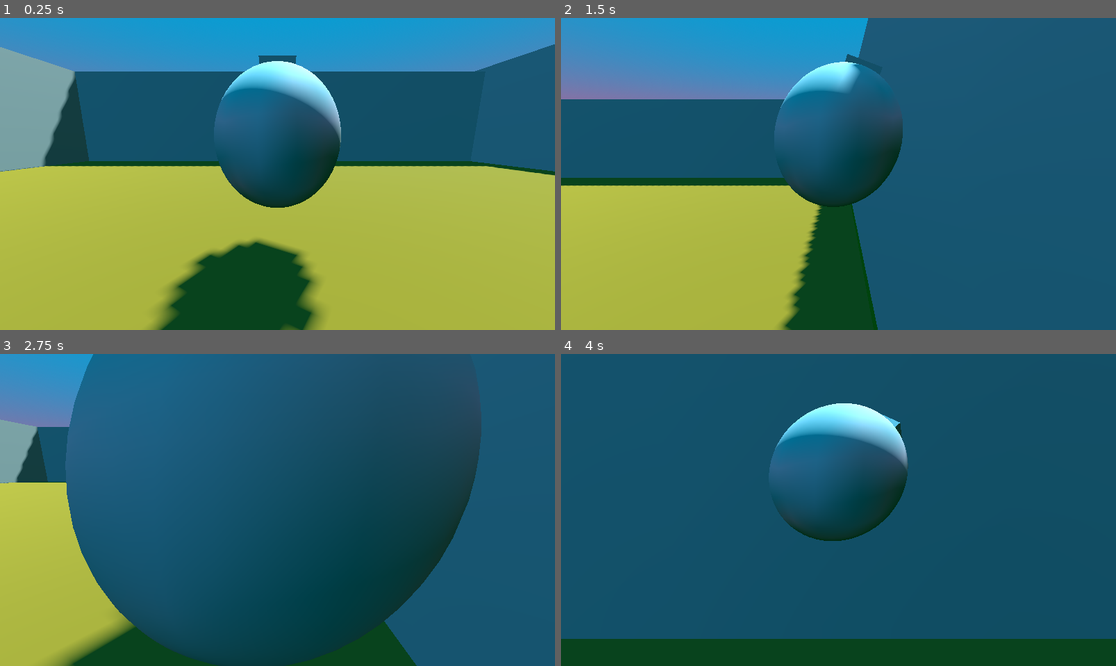
Above: before the commit, frames 1-4 (two rows, left to right).
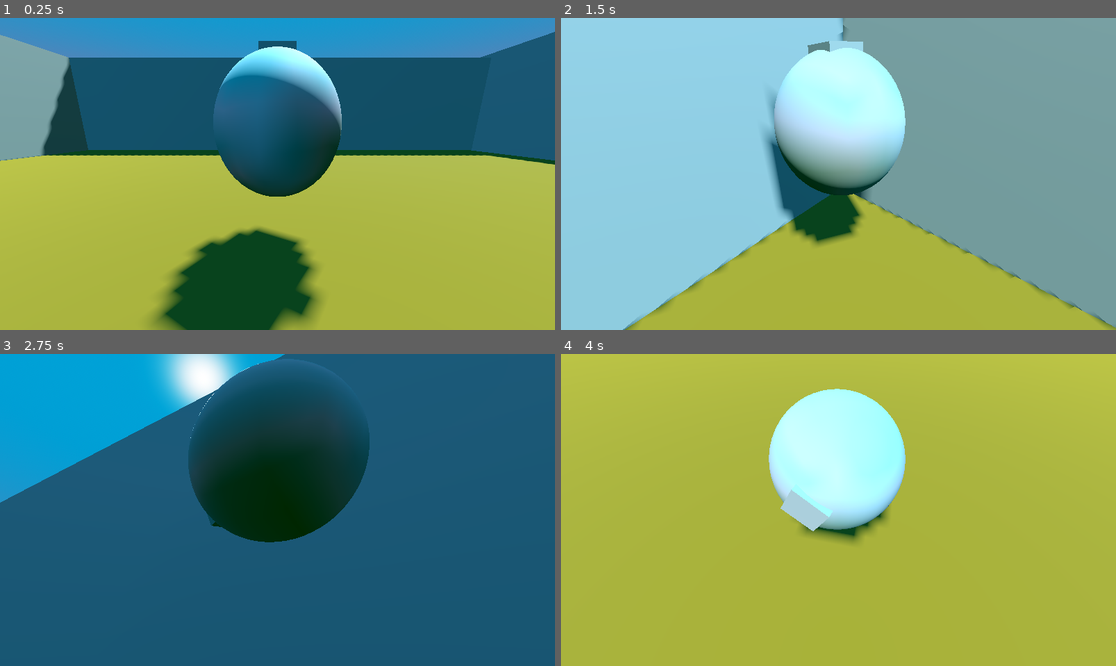
Above: after the commit, the same moments.

Repository: EstebanG17-ia/Juego3D
Game: Godot game, scene res://main_scene.tscn
Two runs of this game, one before a commit and one after it. Both use one fixed random seed, a clock stepped at 60 frames per second and the inputs below.
Inputs (mouse positions are in pixels of both pictures, inside the frame that each line leads up to):
- Up to frame 1 (0.25 s): no input
- Up to frame 2 (1.5 s): move the mouse to (960, 158) at 0.52 s; hold D (right) 0.53-1.28 s; move the mouse to (727, 189) at 1.27 s; hold S (down) from 1.28 s (still down)
- Up to frame 3 (2.75 s): move the mouse to (333, 441) at 2.02 s; release S (down) at 2.03 s; hold D (right) from 2.03 s (still down)
- Up to frame 4 (4 s): move the mouse to (810, 572) at 2.77 s; release D (right) at 2.78 s; hold W (up) 2.78-3.53 s; move the mouse to (1005, 556) at 3.52 s; hold A (left) from 3.53 s (still down)

The runs differ from the first frame. In frame 1, 14% of the frame differs, in the area x 0-100%, y 4-100%; in frame 2, 94%; in frame 3, 58%; in frame 4, 100%, in the area x 0-100%, y 0-100%.

Commit message:
Tercer commit movimiento de camara

Diff:
--- a/player.gd
+++ b/player.gd
@@ -2,29 +2,41 @@
 
 @onready var spring_arm_3d: SpringArm3D = $SpringArm3D
 @onready var camera_3d: Camera3D = $SpringArm3D/Camera3D
+
 var speed = 0.5
-var mouse = 1
+var mouse = 0.01
 
-func input(event: InputEvent):
+func _input(event: InputEvent):
 	if event is InputEventMouseMotion:
 		spring_arm_3d.rotation.x -= event.relative.y * mouse
 		spring_arm_3d.rotation.y -= event.relative.x * mouse
-		#spring_arm_3d.rotation.x = clamp(spring_arm_3d.rotation.x, -PI/2, PI/4)
-		spring_arm_3d.rotation.x = clamp(spring_arm_3d.rotation.x, deg_to_rad(-60), PI/4)
+
+		spring_arm_3d.rotation.x = clamp(
+			spring_arm_3d.rotation.x,
+			deg_to_rad(-60),
+			PI / 4
+		)
 
 func _ready() -> void:
+	Input.mouse_mode = Input.MOUSE_MODE_CAPTURED
 	spring_arm_3d.top_level = true
 	spring_arm_3d.position = Vector3(0, 3, 0)
 
 func _process(delta: float) -> void:
-	spring_arm_3d.global_position= self.global_position
+	spring_arm_3d.global_position = self.global_position
 
 func _integrate_forces(state: PhysicsDirectBodyState3D) -> void:
 	var inputDirection = Vector3(
-		Input.get_axis("left","right"),
+		Input.get_axis("left", "right"),
 		0,
-		Input.get_axis("up","down")
+		Input.get_axis("up", "down")
 	)
-	inputDirection = inputDirection.rotated(Vector3.UP, spring_arm_3d.rotation.y).normalized() * speed
 
-	apply_central_impulse(Vector3(inputDirection.x, 0, inputDirection.z))
+	inputDirection = inputDirection.rotated(
+		Vector3.UP,
+		spring_arm_3d.rotation.y
+	).normalized() * speed
+
+	apply_central_impulse(
+		Vector3(inputDirection.x, 0, inputDirection.z)
+	)
--- a/player.tscn
+++ b/player.tscn
@@ -22,7 +22,7 @@
 [node name="SpringArm3D" type="SpringArm3D" parent="." unique_id=1877837037]
 
 [node name="Camera3D" type="Camera3D" parent="SpringArm3D" unique_id=2040002953]
-transform = Transform3D(1, 0, 0, 0, 0.9847441, 0.17400913, 0, -0.17400913, 0.9847441, 0, 0.5139711, 1.1673939)
+transform = Transform3D(1, 0, 0, 0, 0.97415763, 0.22586928, 0, -0.22586928, 0.97415763, 0, 1.0005567, 1.7783997)
 
 [node name="MeshInstance3D2" type="MeshInstance3D" parent="." unique_id=326373805]
 transform = Transform3D(-0.15621094, 0, 0, 0, 0.41439563, 0, 0, 0, 0.16324586, 0, 0.13016471, 0)
